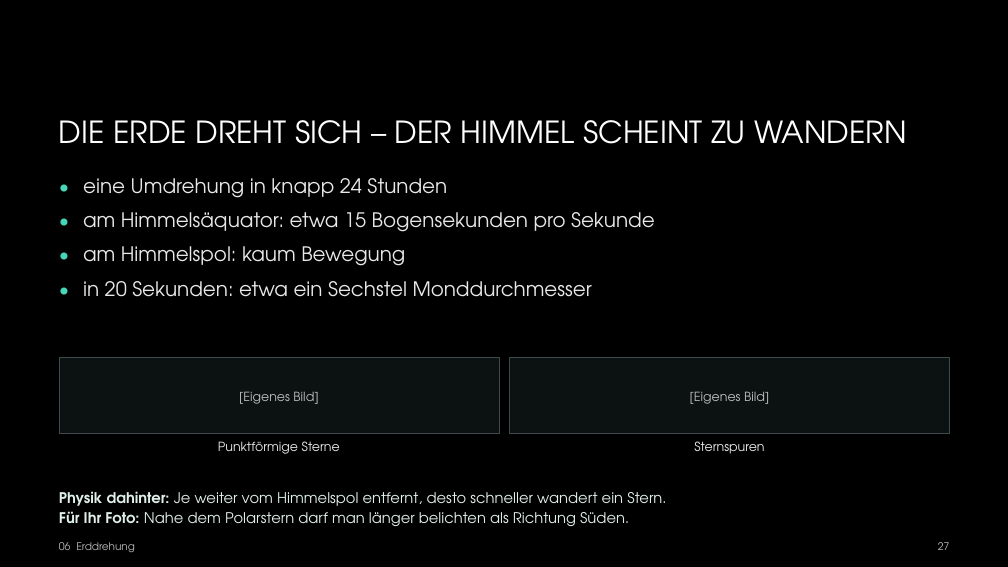
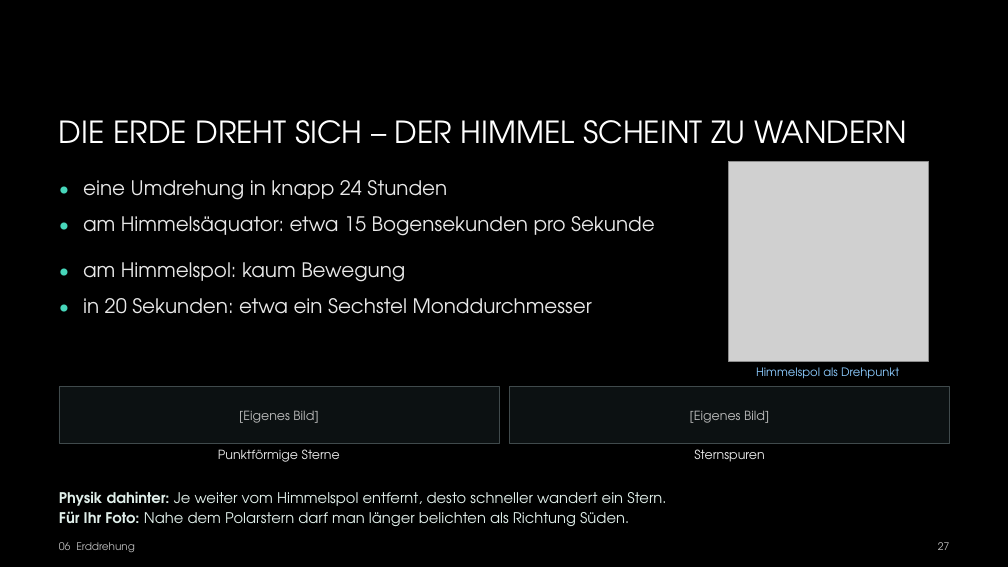
Before and after one commit to hagen-gloetter/Vortrag-Astrofotografie-VHS, a slide deck: slide 27 of Präsenation/Astro-fotografie.pptx. Drawn at 1008x567 pixels with LibreOffice and Linux fonts; fonts in the diff are those of the drawing; grey boxes stand for pictures; background and template pictures are left out. Boxes give left, top, right and bottom in pixels: in the first picture for what was removed or moved away, otherwise in the second. Text is boxed around its words. In the diff, an @@ line names an element or a change of style, - is before the commit and + after.

```diff
--- a/Präsenation/Astro-fotografie.pptx
+++ b/Präsenation/Astro-fotografie.pptx
@@ picture added at (x1=728, y1=161, x2=929, y2=361) @@
@@ text "•" rewrapped from (x1=59, y1=206, x2=79, y2=240) to (x1=59, y1=209, x2=79, y2=254) @@
@@ text "am Himmelsäquator: etwa 15 Bogensekunden ..." moved from (x1=83, y1=212, x2=655, y2=232) to (x1=83, y1=216, x2=655, y2=236) @@
@@ text "•" moved from (x1=59, y1=240, x2=79, y2=274) to (x1=59, y1=256, x2=79, y2=290) @@
@@ text "am Himmelspol: kaum Bewegung" moved from (x1=83, y1=246, x2=405, y2=266) to (x1=83, y1=262, x2=405, y2=282) @@
@@ text "•" rewrapped from (x1=59, y1=274, x2=79, y2=308) to (x1=59, y1=292, x2=79, y2=336) @@
@@ text "in 20 Sekunden: etwa ein ..." moved from (x1=83, y1=281, x2=592, y2=297) to (x1=83, y1=298, x2=592, y2=314) @@
@@ rectangle resized from (x1=59, y1=358, x2=499, y2=433) to (x1=59, y1=386, x2=499, y2=443) @@
@@ rectangle resized from (x1=510, y1=358, x2=950, y2=433) to (x1=510, y1=386, x2=950, y2=443) @@
@@ text added at (x1=756, y1=367, x2=899, y2=379), 11 pt, text #8DCCFF @@
+Himmelspol als Drehpunkt
@@ text "[Eigenes Bild]" moved from (x1=239, y1=391, x2=318, y2=404) to (x1=239, y1=410, x2=318, y2=423) @@
@@ text "[Eigenes Bild]" moved from (x1=690, y1=391, x2=769, y2=404) to (x1=690, y1=410, x2=769, y2=423) @@
@@ text "Punktförmige Sterne" moved from (x1=218, y1=441, x2=340, y2=454) to (x1=218, y1=449, x2=340, y2=462) @@
@@ text "Sternspuren" moved from (x1=694, y1=441, x2=764, y2=454) to (x1=694, y1=449, x2=764, y2=462) @@
```
Also in this commit, not shown: 27 other slides changed, 12 other files.
